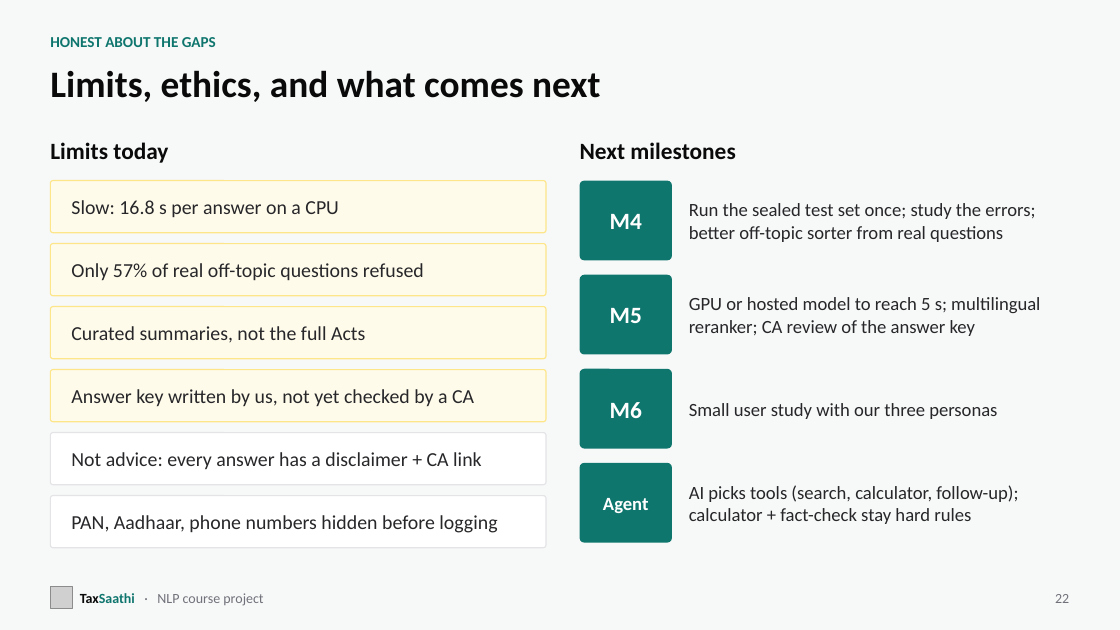
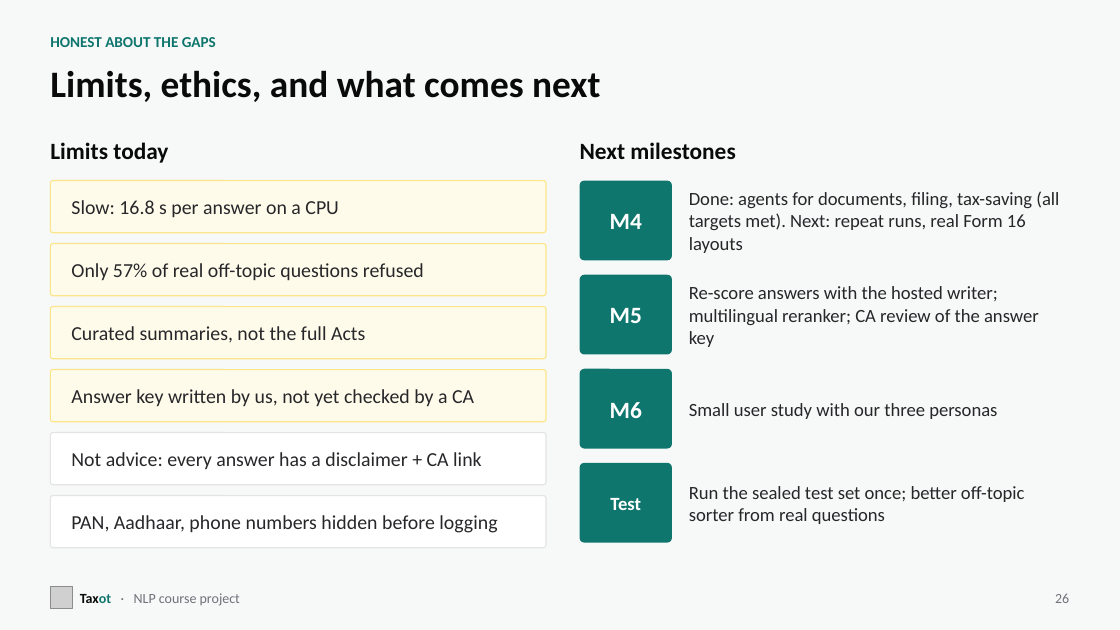
Before and after one commit to Champion1102/taxot, a slide deck: slide 26 of presentation/Taxot.pptx (slide 22 before the commit). Drawn at 1120x630 pixels with LibreOffice and Linux fonts; fonts in the diff are those of the drawing; grey boxes stand for pictures. Boxes give left, top, right and bottom in pixels: in the first picture for what was removed or moved away, otherwise in the second. Text is boxed around its words. In the diff, an @@ line names an element or a change of style, - is before the commit and + after.

Commit message:
Phase 9: deploy config, agent docs, report chapter and slides
- systemd unit and Dockerfile read keys from an env file; Docker health
  check and .dockerignore (never ships .env)
- README and demo cheat-sheet: Tasks tab workflows and expected results
- Report: M4 chapter (architecture, safety, evaluation, error analysis)
- Deck: four agent slides (workflows, scorecard, comparison, demo)
- Evals default to --workers 1

```diff
--- a/presentation/Taxot.pptx
+++ b/presentation/Taxot.pptx
@@ text at bbox=[689, 191, 1059, 253]: text changed @@
-Run the sealed test set once; study the errors; better off-topic sorter from real questions
+Done: agents for documents, filing, tax-saving (all targets met). Next: repeat runs, real Form 16 layouts
@@ text at bbox=[689, 286, 1039, 347]: text changed @@
-GPU or hosted model to reach 5 s; multilingual reranker; CA review of the answer key
+Re-score answers with the hosted writer; multilingual reranker; CA review of the answer key
@@ text in rounded rectangle at bbox=[610, 498, 641, 510]: text changed @@
-Agent
+Test
@@ text at bbox=[689, 486, 1025, 524]: text changed @@
-AI picks tools (search, calculator, follow-up); calculator + fact-check stay hard rules
+Run the sealed test set once; better off-topic sorter from real questions
@@ text at bbox=[80, 593, 240, 606]: text changed @@
-TaxSaathi · NLP course project
+Taxot · NLP course project
@@ text at bbox=[1055, 593, 1069, 603]: text changed @@
-22
+26
```
Also in this commit, not shown: 22 other slides changed, 4 slides added, 10 other files.
